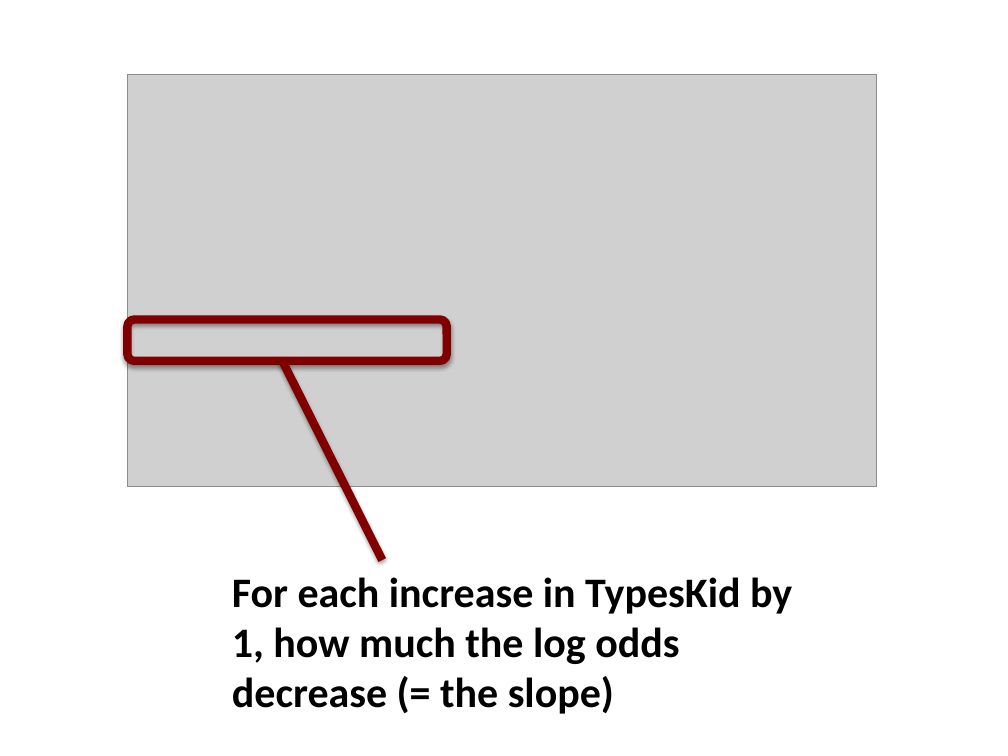
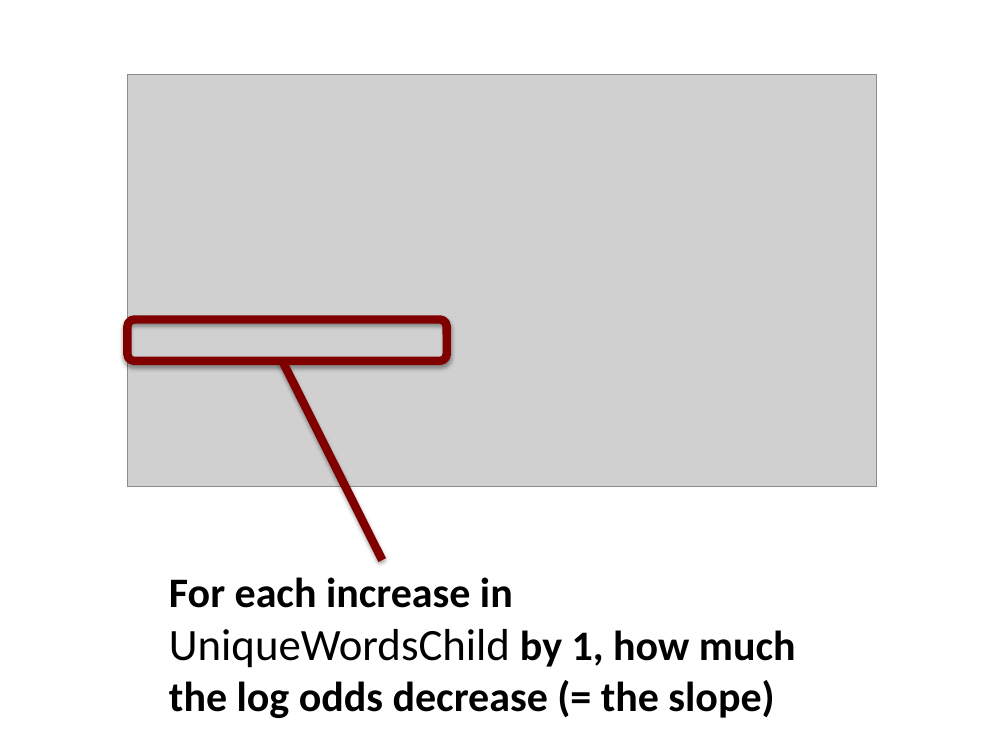
Before and after one commit to ethanweed/Stats4Humanities2016, a slide deck: slide 37 of Day5/Lecture 5.pptx. Drawn at 1008x756 pixels with LibreOffice and Linux fonts; fonts in the diff are those of the drawing; grey boxes stand for pictures. Boxes give left, top, right and bottom in pixels: in the first picture for what was removed or moved away, otherwise in the second. Text is boxed around its words. In the diff, an @@ line names an element or a change of style, - is before the commit and + after.

```diff
--- a/Day5/Lecture 5.pptx
+++ b/Day5/Lecture 5.pptx
@@ text at [169,577,796,718]: text changed @@
-For each increase in TypesKid by 1, how much the log odds decrease (= the slope)
+For each increase in UniqueWordsChild by 1, how much the log odds decrease (= the slope)
```
Also in this commit, not shown: 17 other slides changed, 1 other file.
